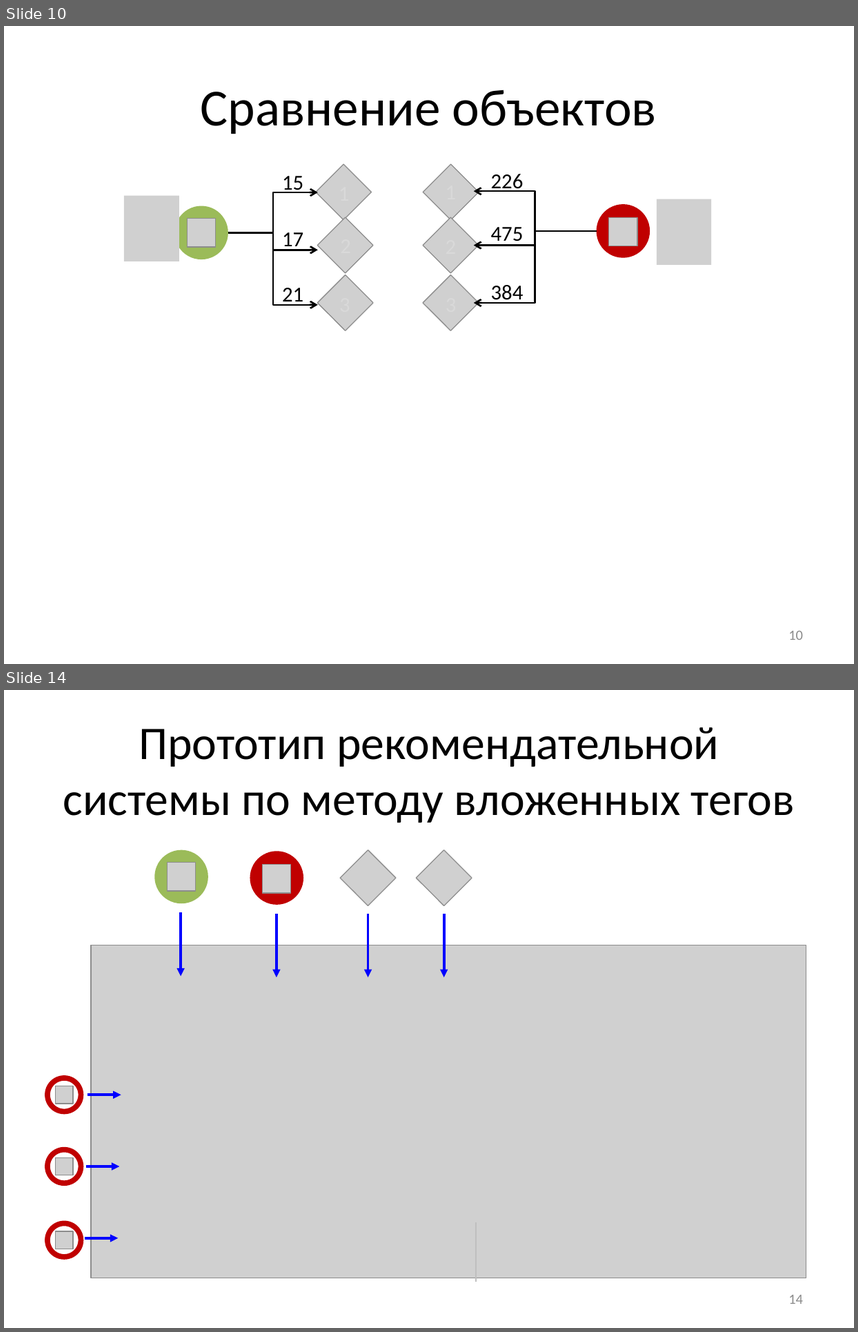
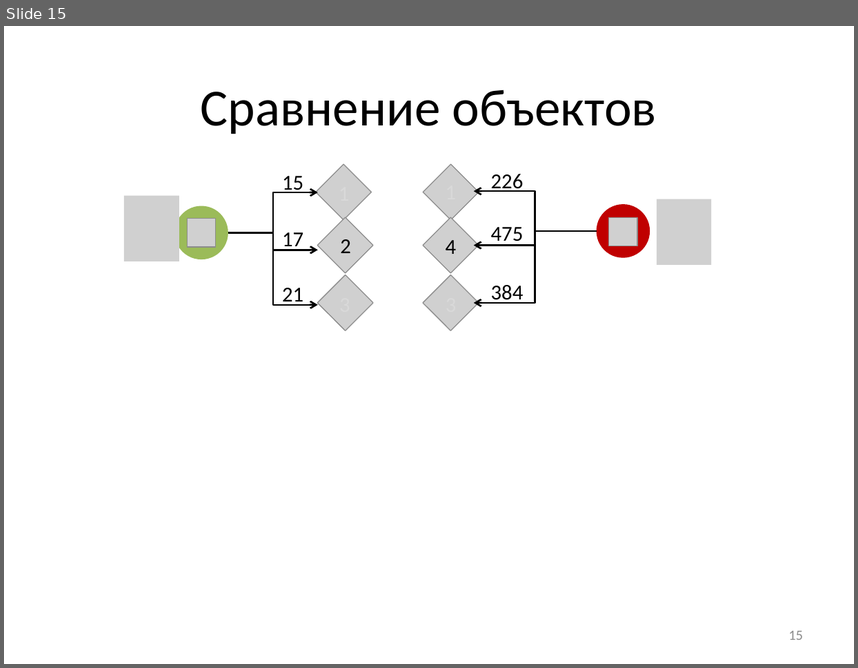
Before and after one commit to Otann/diploma, a slide deck: slides.pptx. Shown one above the other, each under a label of ours: slides 10 and 14 before the commit, slide 15 after it; the slides between them are not shown. The pictures are 858x1332 and 858x668 pixels, drawn with LibreOffice and Linux fonts; fonts in the diff are those of the drawing; grey boxes stand for pictures. Boxes give left, top, right and bottom in pixels: in the first picture for what was removed or moved away, otherwise in the second. Text is boxed around its words. In the diff, an @@ line names an element or a change of style, - is before the commit and + after.

```diff
--- a/slides.pptx
+++ b/slides.pptx
@@ slide 14 removed at box(4, 690, 854, 1328), background #FFFFFF @@
@@ title removed at box(63, 727, 795, 822) @@
-Прототип рекомендательной системы по методу вложенных тегов
@@ ellipse removed at box(154, 850, 208, 903) @@
@@ ellipse removed at box(250, 851, 303, 904) @@
@@ picture removed at box(340, 850, 395, 905) @@
@@ picture removed at box(416, 850, 471, 905) @@
@@ picture removed at box(168, 862, 195, 891) @@
@@ picture removed at box(263, 865, 290, 892) @@
@@ arrow removed from (181, 913) to (181, 976) @@
@@ arrow removed from (277, 914) to (277, 977) @@
@@ arrow removed from (368, 914) to (368, 977) @@
@@ arrow removed from (444, 914) to (444, 977) @@
@@ picture removed at box(91, 945, 806, 1279) @@
@@ ellipse removed at box(47, 1078, 81, 1111) @@
@@ picture removed at box(55, 1085, 73, 1103) @@
@@ arrow removed from (87, 1094) to (121, 1094) @@
@@ ellipse removed at box(47, 1149, 81, 1182) @@
@@ picture removed at box(55, 1158, 73, 1175) @@
@@ arrow removed from (85, 1166) to (120, 1166) @@
@@ ellipse removed at box(47, 1223, 81, 1256) @@
@@ line removed from (476, 1222) to (476, 1281) @@
@@ picture removed at box(55, 1231, 73, 1248) @@
@@ arrow removed from (85, 1237) to (118, 1237) @@
@@ page number removed at box(789, 1294, 803, 1303) @@
-14
@@ what was slide 10 is now slide 15 @@
@@ slide 15 changed as well @@
@@ text added at box(340, 239, 351, 253), 18 pt, text #000000 @@
+2
@@ text added at box(446, 240, 457, 254), 18 pt, text #000000 @@
+4
@@ page number at box(789, 630, 803, 639): text changed @@
-10
+15
```
Also in this commit, not shown: 8 other slides changed, 6 slides added, 5 other slides removed, 4 other files.
